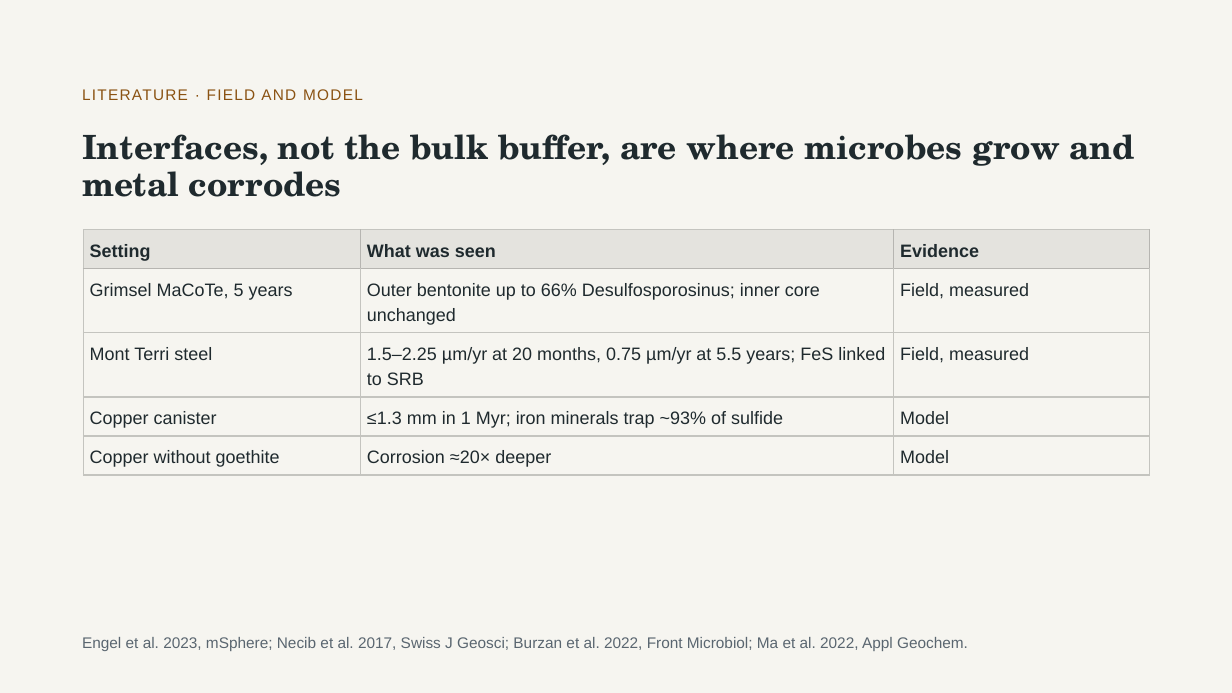
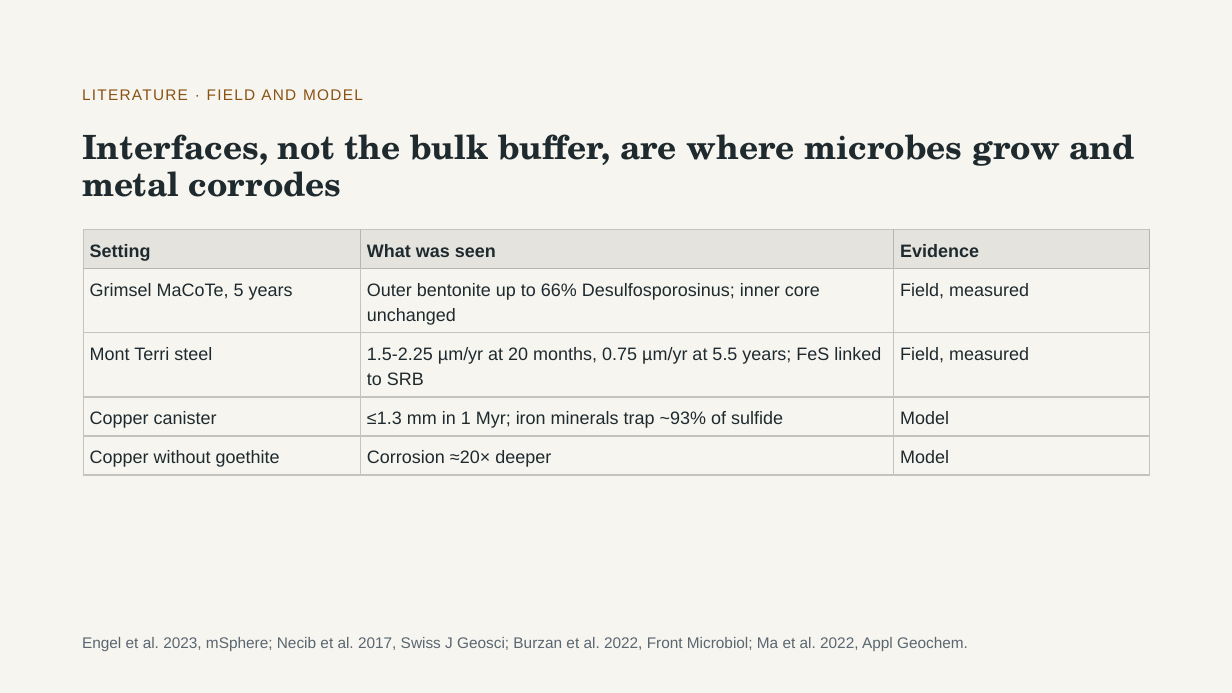
Before and after one commit to aurascoper/flow-cytometry-model-bridge, a slide deck: slide 5 of presentations/Clay_Microbes_Metal_22slides_Flow_Cytometry_Addendum.pptx. Drawn at 1232x693 pixels with LibreOffice and Linux fonts; fonts in the diff are those of the drawing. Boxes give left, top, right and bottom in pixels: in the first picture for what was removed or moved away, otherwise in the second. Text is boxed around its words. In the diff, an @@ line names an element or a change of style, - is before the commit and + after.

```diff
--- a/presentations/Clay_Microbes_Metal_22slides_Flow_Cytometry_Addendum.pptx
+++ b/presentations/Clay_Microbes_Metal_22slides_Flow_Cytometry_Addendum.pptx
@@ table at [83, 230, 1150, 476] @@
-row 3, column 2: 1.5–2.25 µm/yr at 20 months, 0.75 µm/yr at 5.5 years; FeS linked to SRB
+row 3, column 2: 1.5-2.25 µm/yr at 20 months, 0.75 µm/yr at 5.5 years; FeS linked to SRB
```
Also in this commit, not shown: 14 other slides changed, 35 other files.
